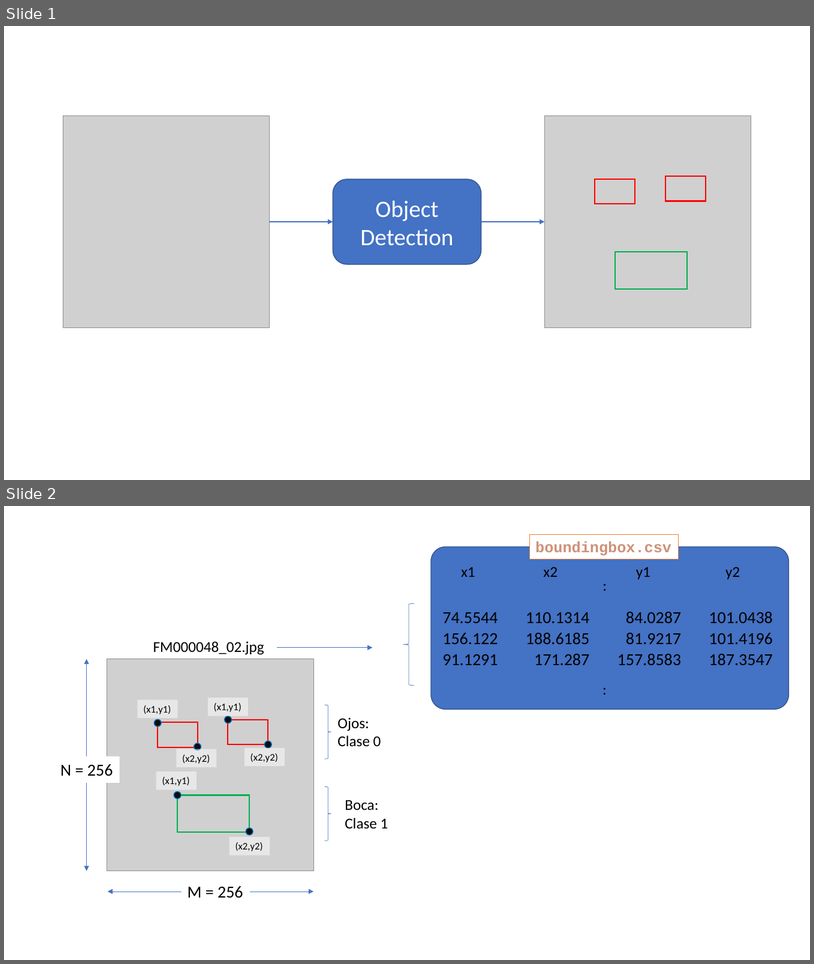
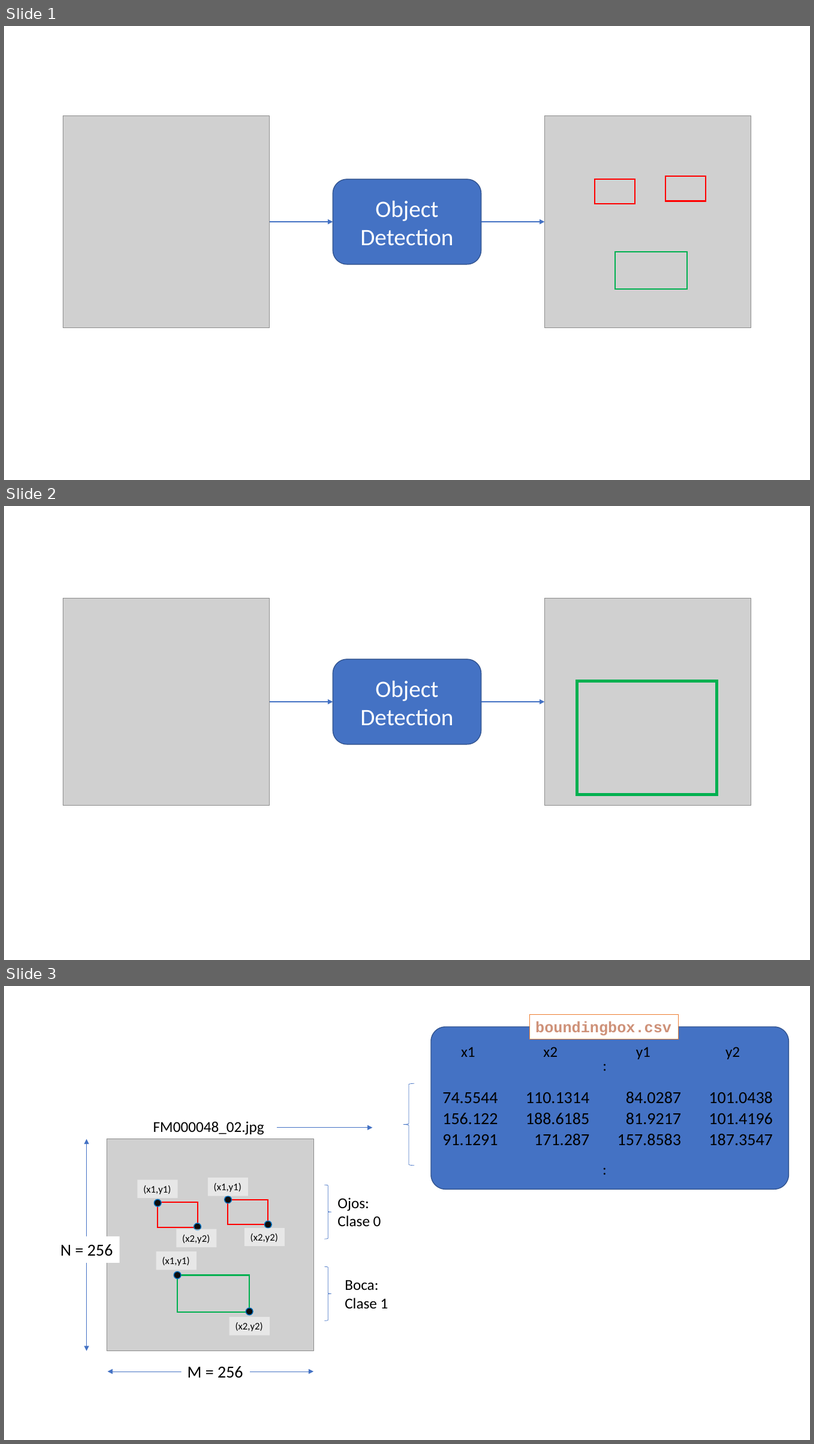
Before and after one commit to domingomery/vision, a slide deck: clases/Cap03_DeepLearning/presentations/CV03_ObjectDetection.pptx. Shown one above the other, each under a label of ours: slides 1 and 2 before the commit, slides 1, 2 and 3 after it. The pictures are 814x964 and 814x1444 pixels, drawn with LibreOffice and Linux fonts; fonts in the diff are those of the drawing; grey boxes stand for pictures. Boxes give left, top, right and bottom in pixels: in the first picture for what was removed or moved away, otherwise in the second. Text is boxed around its words. In the diff, an @@ line names an element or a change of style, - is before the commit and + after.

```diff
--- a/clases/Cap03_DeepLearning/presentations/CV03_ObjectDetection.pptx
+++ b/clases/Cap03_DeepLearning/presentations/CV03_ObjectDetection.pptx
@@ slide 2 added at (4,506,810,960), background #FFFFFF @@
@@ picture added at (63,598,270,805) @@
@@ picture added at (545,598,752,805) @@
@@ rounded rectangle added at (333,659,482,744), fill #4472C4, outline #325491 1 pt, 28 pt, text #FFFFFF @@
+Object
+Detection
@@ rectangle added at (578,681,717,795), outline #00B050 3.75 pt @@
@@ arrow added from (270, 702) to (333, 702), #4472C4 1.5 pt @@
@@ arrow added from (482, 702) to (545, 702), #4472C4 1.5 pt @@
@@ what was slide 2 is now slide 3 @@
```
Also in this commit, not shown: 2 other files.
